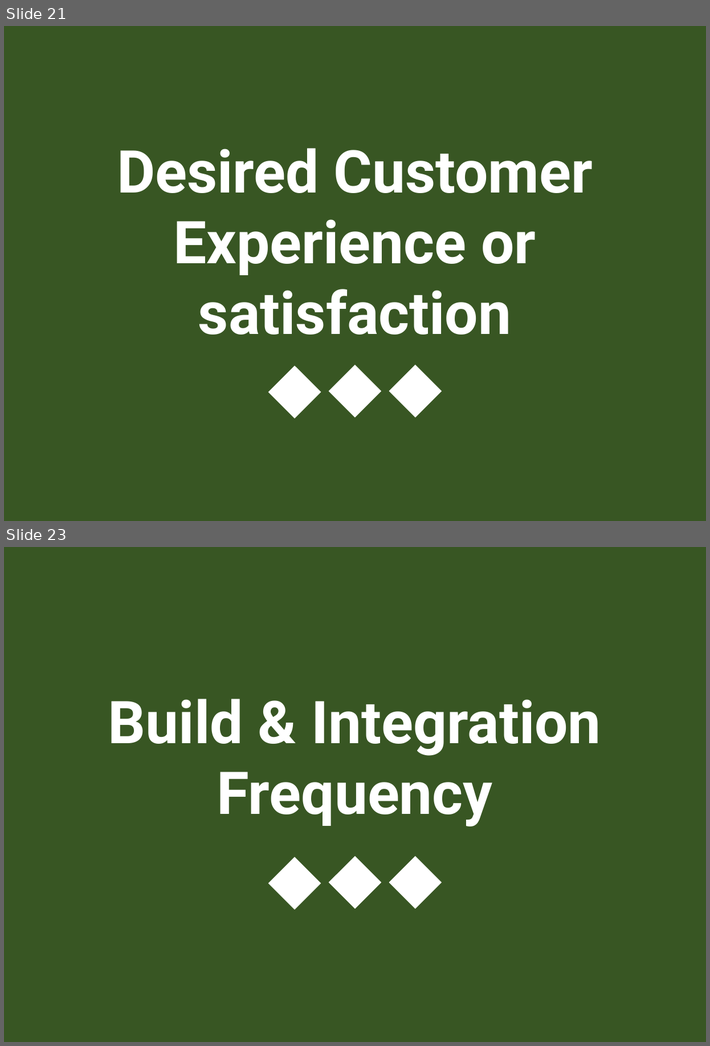
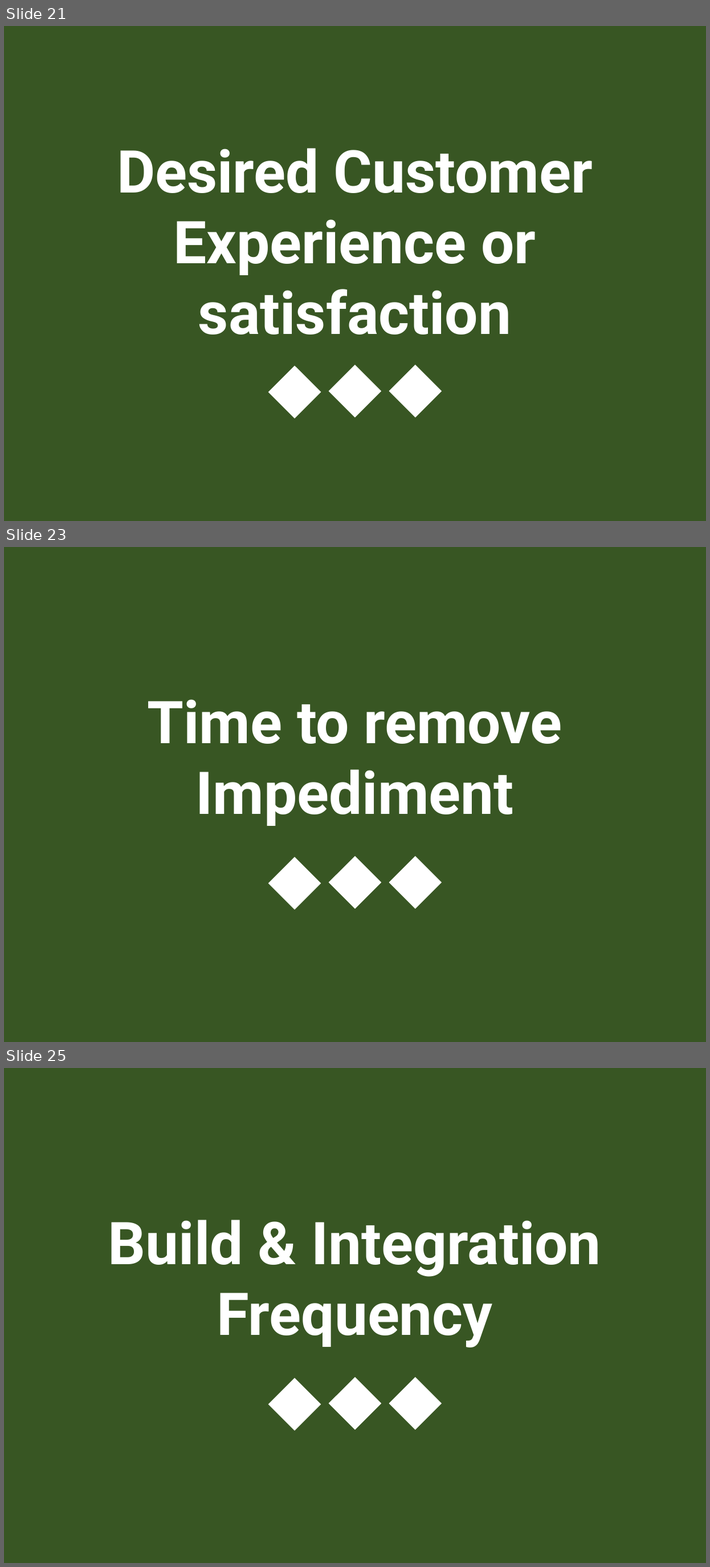
Before and after one commit to ScrumFacilitators/measuringoutcome-en, a slide deck: Measuring Outcome v2 - 2020 update.pptx. Shown one above the other, each under a label of ours: slides 21 and 23 before the commit, slides 21, 23 and 25 after it; the slides between them are not shown. The pictures are 710x1046 and 710x1567 pixels, drawn with LibreOffice and Linux fonts; fonts in the diff are those of the drawing. Boxes give left, top, right and bottom in pixels: in the first picture for what was removed or moved away, otherwise in the second. Text is boxed around its words. In the diff, an @@ line names an element or a change of style, - is before the commit and + after.

Commit message:
added Time to remove Impediment (Green Card)

```diff
--- a/Measuring Outcome v2 - 2020 update.pptx
+++ b/Measuring Outcome v2 - 2020 update.pptx
@@ slide 23 added at [4,547,706,1042], background #FFFFFF @@
@@ rounded rectangle added at [4,547,706,1042], fill #385723 @@
@@ group added at [148,699,563,909]: 3 diamonds, 1 text @@
+Time to remove Impediment
@@ what was slide 23 is now slide 25 @@
```
Also in this commit, not shown: 1 other slide added.
